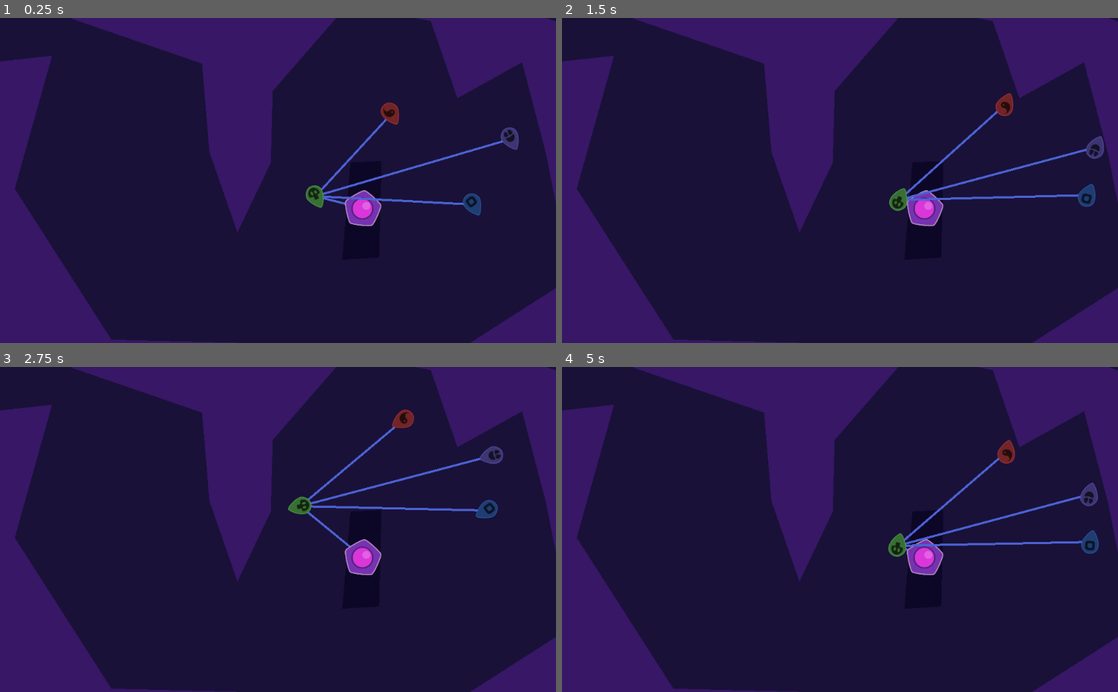
Above: before the commit, frames 1-4 (two rows, left to right).
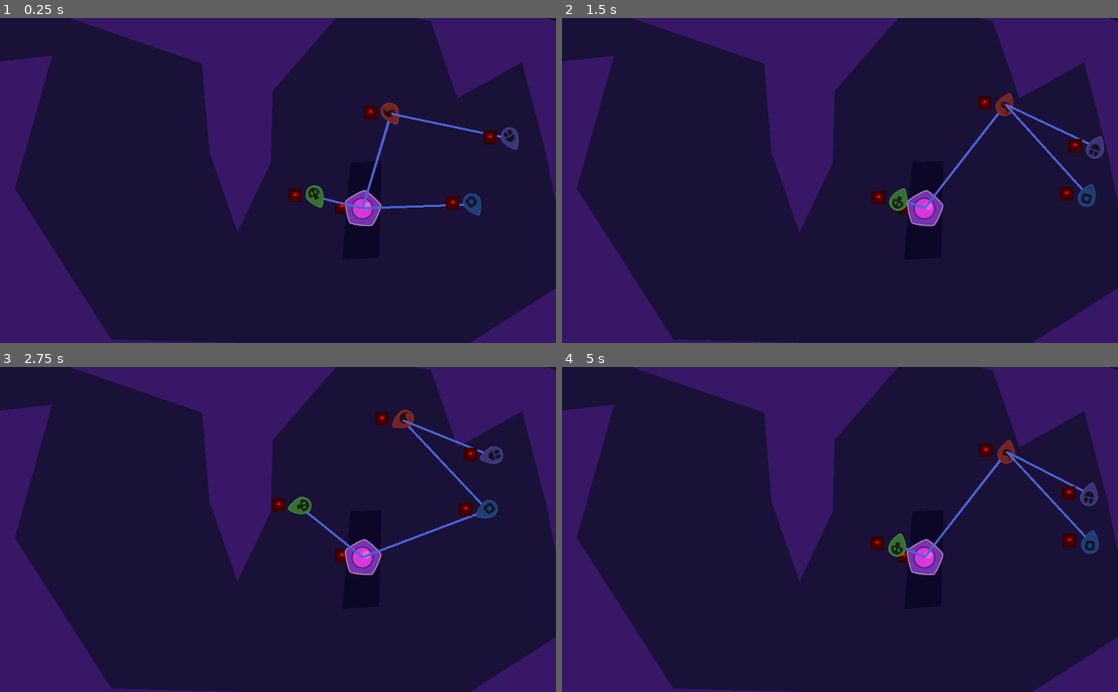
Above: after the commit, the same moments.

Repository: jacobabarbary/BooleanCircuit
Game: Godot game, scene res://main.tscn
The game is run twice, just before and just after one commit, with the same random seed, the same clock (stepped at 60 frames per second) and the same inputs. The engine's default icon, where the game draws it, is replaced by a stand-in: a white triangle on a blue panel in a dark square.
Inputs:
- Up to frame 1 (0.25 s): no input
- Up to frame 2 (1.5 s): tap S (Player2Action) at 0.6 s; tap Down (PlayerAction) at 1.35 s
- Up to frame 3 (2.75 s): tap S (Player2Action) at 2.1 s
- Up to frame 4 (5 s): tap Down (PlayerAction) at 2.85, 4.35 s; tap S (Player2Action) at 3.6 s

The runs differ from the first frame. In frame 1, 1.5% of the frame differs, in the area x 51-91%, y 26-61%; in frame 2, 1.6%; in frame 3, 1.6%, in the area x 48-88%, y 13-61%; in frame 4, 1.6%.

Commit message:
working on making connectors smarter

Diff:
--- a/connector/connector.gd
+++ b/connector/connector.gd
@@ -1,39 +1,46 @@
 extends Node2D
 
 var target = null
+var nearby: Array = []
 var connection = null
 var collider = null
 
 
 onready var ray = $Ray
-onready var end = $End
 onready var line = $Line
 
 func _physics_process(delta):
-	if target && !connection:
-
-		cast_ray(target.global_position)
-		end.global_position = ray.get_collision_point()
-
-		collider = ray.get_collider()
-		if collider && collider.name == "HitBox":
-			connection = target.get_parent()
-			line.visible = true
-
 	draw_connection()
 
+func try_connection(area = null):
+	connection = null
+	line.visible = false
+	nearby = $DetectBox.get_overlapping_areas()
+
+
+	for targ in nearby:
+
+		if targ != area && targ != $HitBox:
+			print("targ ", targ.name)
+
+#			TODO: handle raycast correctly
+#				i think you will need to use a snapshot.
+
+			connection = targ.get_parent()
+			line.visible = true
+			return
+
+
+
 func draw_connection()->void:
-	if connection:
+	if connection != null:
 		line.points = [Vector2.ZERO, connection.global_position - global_position]
+		$Sprite.modulate = Color.red
+	else:
+		$Sprite.modulate = Color.blue
 
 func _on_DetectBox_area_entered(area):
-	target = area
+	try_connection()
 
 func _on_DetectBox_area_exited(area):
-	if area == target:
-		target = null
-		connection = null
-		line.visible = false
-
-func cast_ray(pos: Vector2)->void:
-	ray.cast_to = pos - ray.global_position
+	try_connection(area)
--- a/connector/connector.tscn
+++ b/connector/connector.tscn
@@ -1,9 +1,10 @@
-[gd_scene load_steps=4 format=2]
+[gd_scene load_steps=5 format=2]
 
+[ext_resource path="res://icon.png" type="Texture" id=1]
 [ext_resource path="res://connector/connector.gd" type="Script" id=2]
 
 [sub_resource type="CircleShape2D" id=1]
-radius = 409.462
+radius = 250.164
 
 [sub_resource type="CircleShape2D" id=2]
 
@@ -25,7 +26,7 @@
 
 [node name="HitBox" type="Area2D" parent="."]
 collision_layer = 4
-collision_mask = 31
+collision_mask = 8
 
 [node name="CollisionShape2D" type="CollisionShape2D" parent="HitBox"]
 shape = SubResource( 2 )
@@ -36,5 +37,10 @@
 [node name="Line" type="Line2D" parent="."]
 width = 4.0
 default_color = Color( 0.301961, 0.388235, 0.835294, 1 )
+
+[node name="Sprite" type="Sprite" parent="."]
+position = Vector2( -38.4378, -2.83994 )
+scale = Vector2( 0.394207, 0.394207 )
+texture = ExtResource( 1 )
 [connection signal="area_entered" from="DetectBox" to="." method="_on_DetectBox_area_entered"]
 [connection signal="area_exited" from="DetectBox" to="." method="_on_DetectBox_area_exited"]
